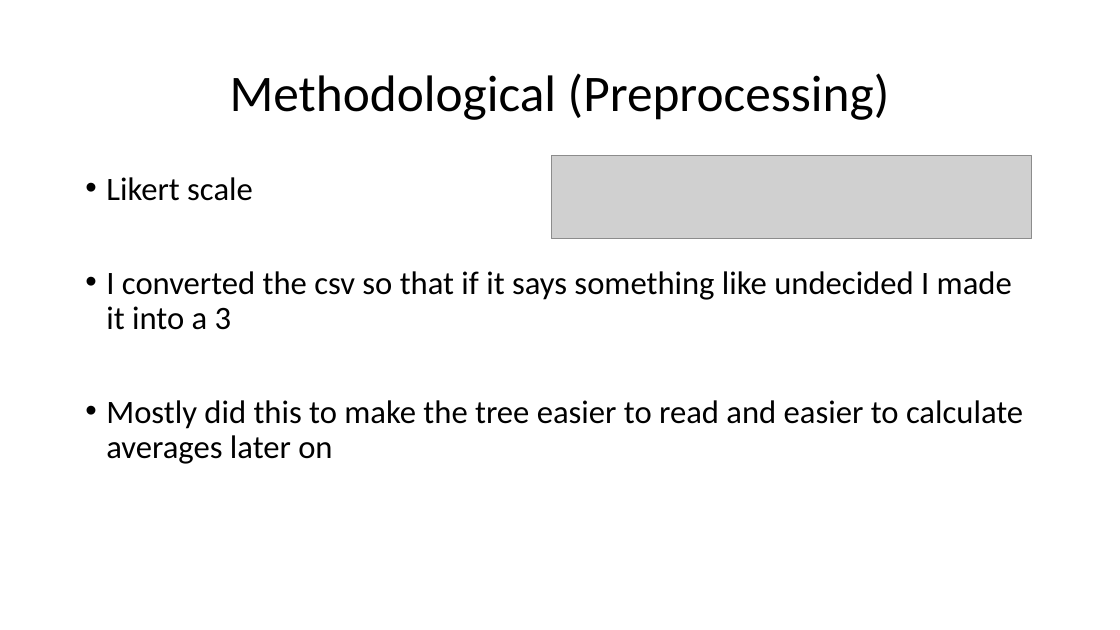
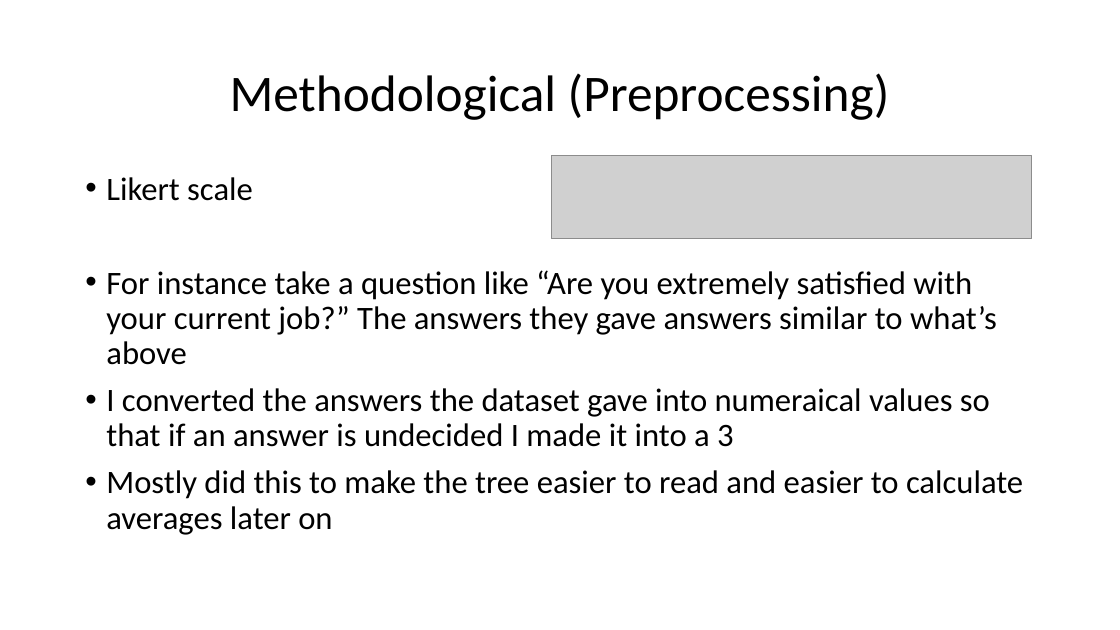
Before and after one commit to Iotaslair/DM-ML-Personal-Project, a slide deck: slide 8 of Presentation.pptx. Drawn at 1120x630 pixels with LibreOffice and Linux fonts; fonts in the diff are those of the drawing; grey boxes stand for pictures. Boxes give left, top, right and bottom in pixels: in the first picture for what was removed or moved away, otherwise in the second. Text is boxed around its words. In the diff, an @@ line names an element or a change of style, - is before the commit and + after.

```diff
--- a/Presentation.pptx
+++ b/Presentation.pptx
@@ text at box(106, 270, 997, 447): text changed @@
-• I converted the csv so that if it says something like undecided I made it into a 3
+• For instance take a question like “Are you extremely satisfied with your current job?” The answers they gave answers similar to what’s above
+• I converted the answers the dataset gave into numeraical values so that if an answer is undecided I made it into a 3
```
Also in this commit, not shown: 11 other slides changed, 1 slide added, 1 other file.
